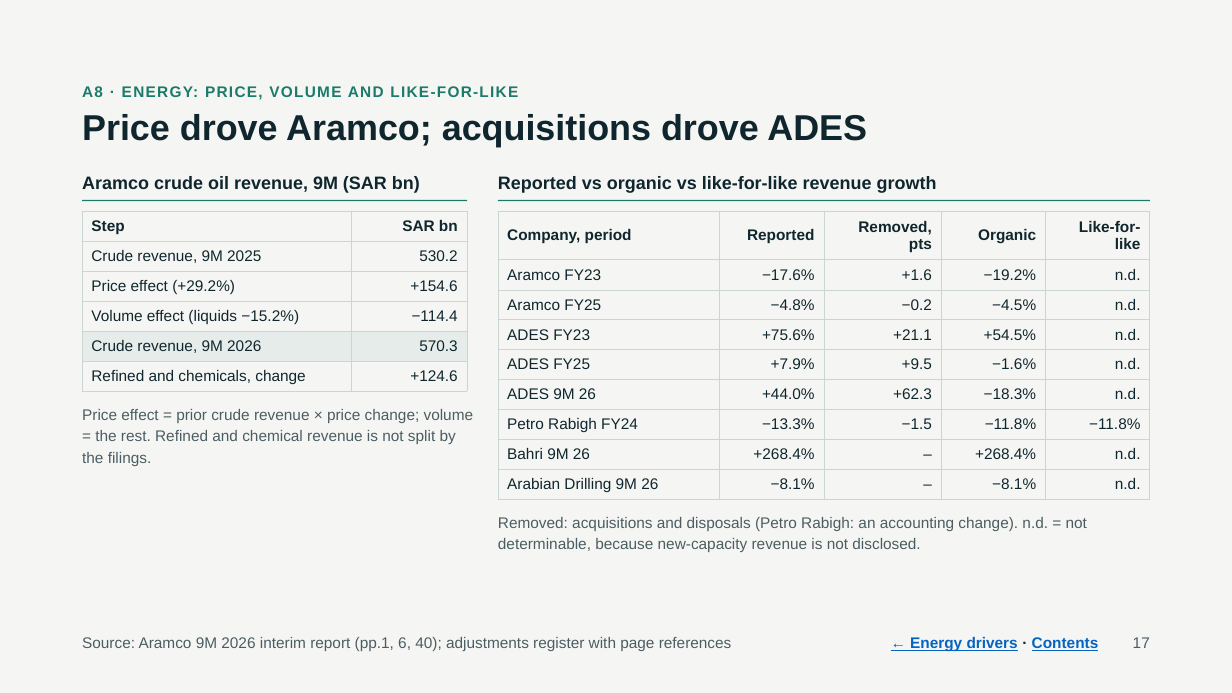
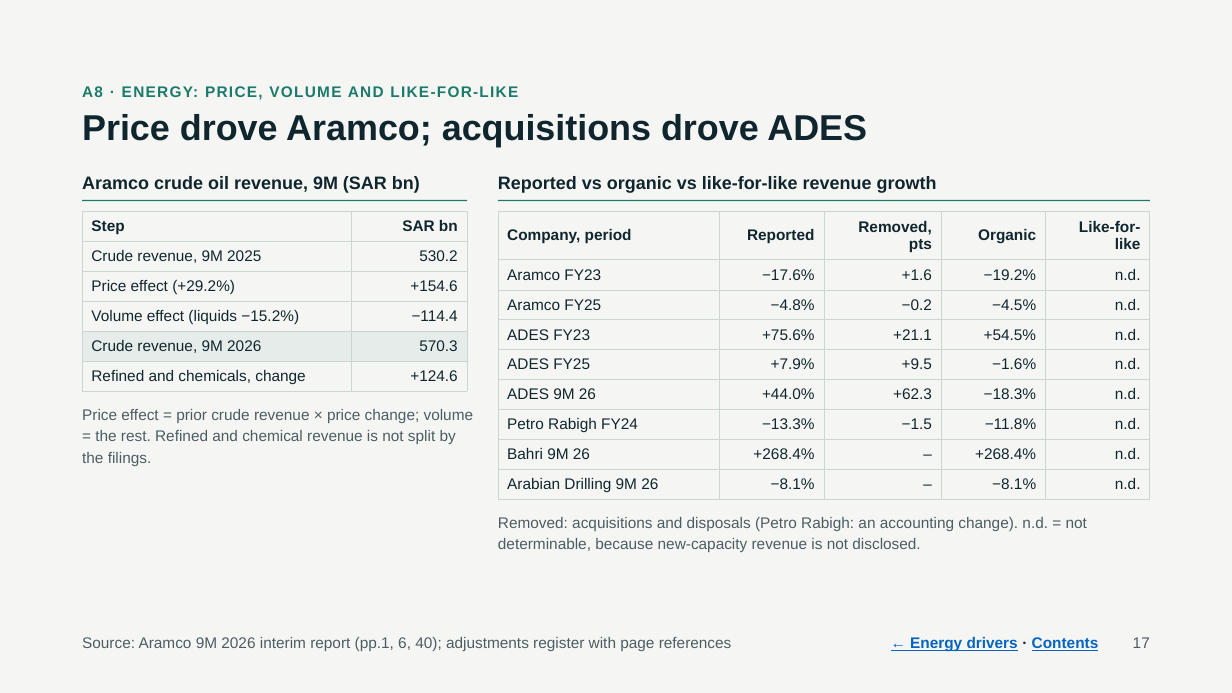
Before and after one commit to KhalidAba94/Test, a slide deck: slide 17 of sector-analysis/output/Energy_Banks_Pilot_Review.pptx. Drawn at 1232x693 pixels with LibreOffice and Linux fonts; fonts in the diff are those of the drawing. Boxes give left, top, right and bottom in pixels: in the first picture for what was removed or moved away, otherwise in the second. Text is boxed around its words. In the diff, an @@ line names an element or a change of style, - is before the commit and + after.

```diff
--- a/sector-analysis/output/Energy_Banks_Pilot_Review.pptx
+++ b/sector-analysis/output/Energy_Banks_Pilot_Review.pptx
@@ table at box(498, 212, 1151, 496) @@
-row 7, column 5: −11.8%
+row 7, column 5: n.d.
```
Also in this commit, not shown: 9 other slides changed, 45 other files.
